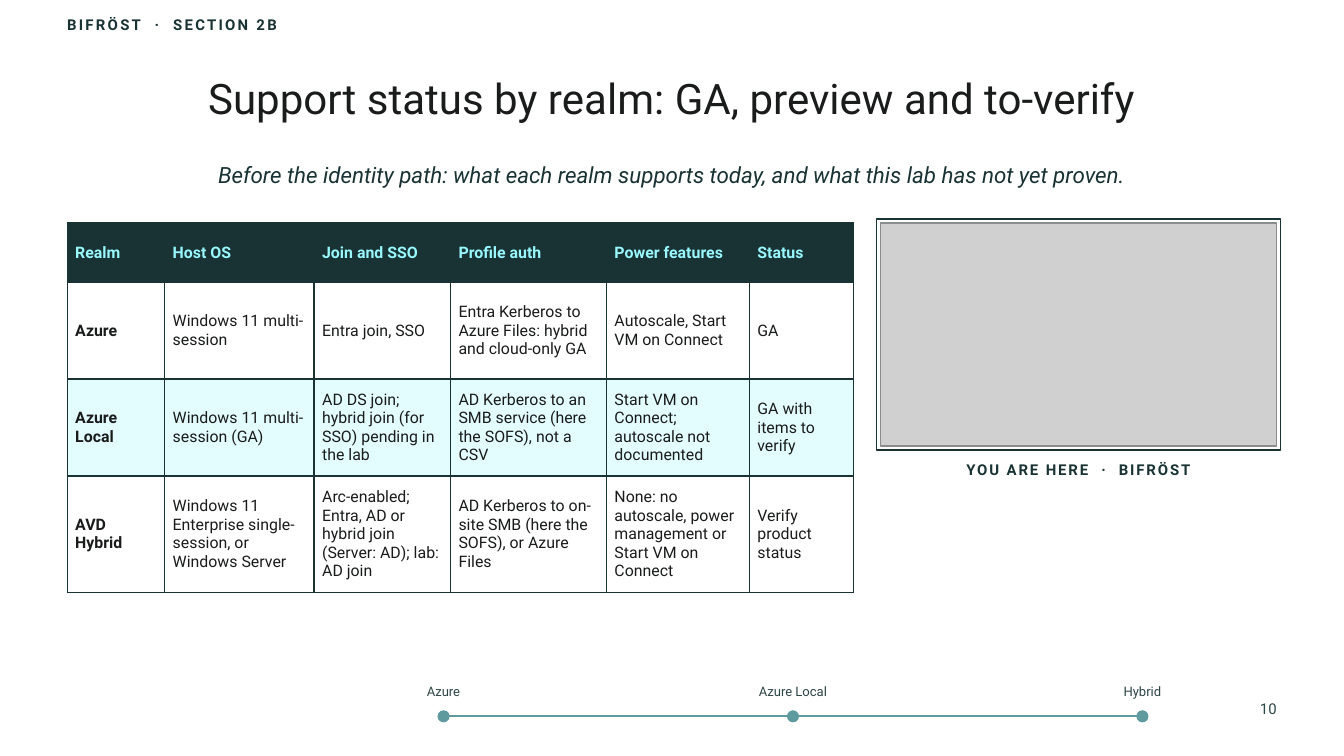
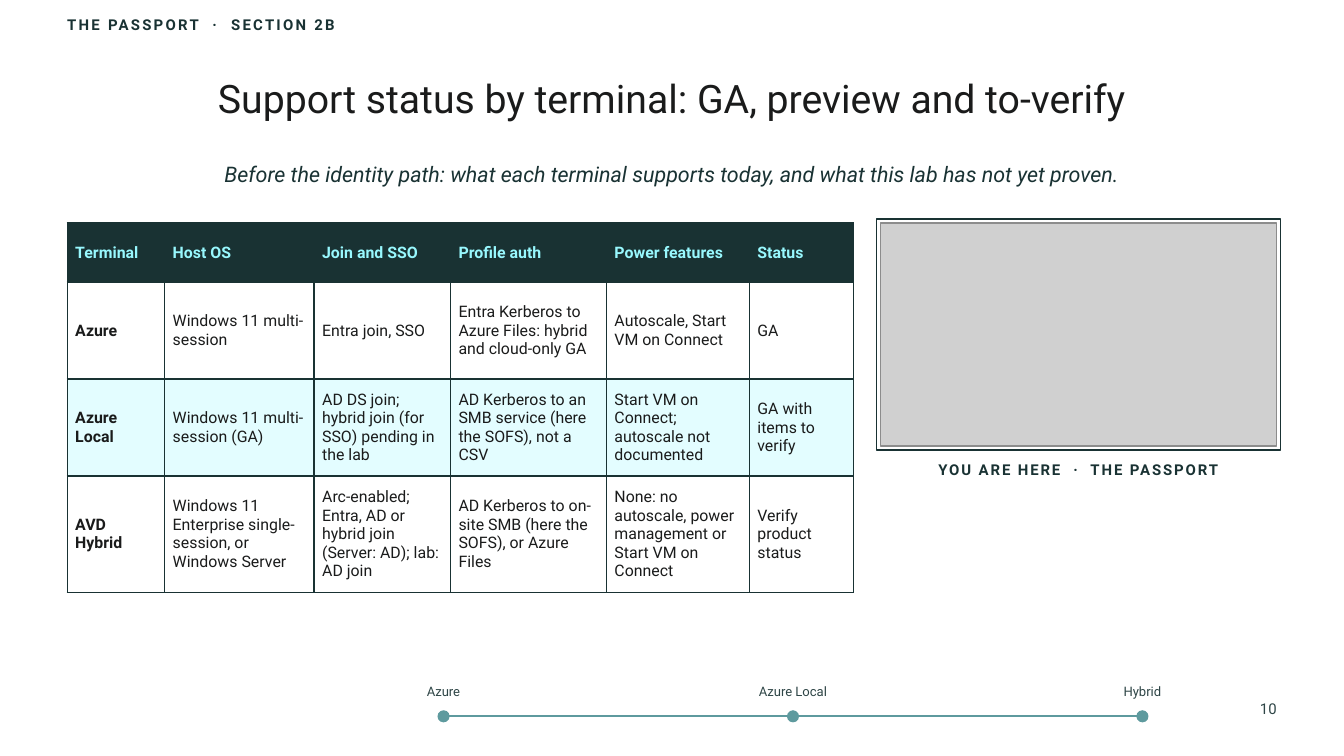
Before and after one commit to thisismydemo/nic2026_avd, a slide deck: slide 10 of presentation/AVD_Anywhere_NIC2026.pptx. Drawn at 1344x756 pixels with LibreOffice and Linux fonts; fonts in the diff are those of the drawing; grey boxes stand for pictures; background and template pictures are left out. Boxes give left, top, right and bottom in pixels: in the first picture for what was removed or moved away, otherwise in the second. Text is boxed around its words. In the diff, an @@ line names an element or a change of style, - is before the commit and + after.

```diff
--- a/presentation/AVD_Anywhere_NIC2026.pptx
+++ b/presentation/AVD_Anywhere_NIC2026.pptx
@@ title at (x1=218, y1=83, x2=1125, y2=122): text changed; size 22.5 to 21 pt @@
-Support status by realm: GA, preview and to-verify
+Support status by terminal: GA, preview and to-verify
@@ text at (x1=224, y1=165, x2=1118, y2=187): text changed; size 12 to 11.5 pt @@
-Before the identity path: what each realm supports today, and what this lab has not yet proven.
+Before the identity path: what each terminal supports today, and what this lab has not yet proven.
@@ text at (x1=291, y1=166, x2=320, y2=182): text changed @@
-BIFRÖST · SECTION 2B
+THE PASSPORT · SECTION 2B
@@ table at (x1=67, y1=223, x2=853, y2=593) @@
-row 1, column 1: Realm
+row 1, column 1: Terminal
@@ text at (x1=459, y1=410, x2=586, y2=442): text changed @@
-YOU ARE HERE · BIFRÖST
+YOU ARE HERE · THE PASSPORT
```
Also in this commit, not shown: 26 other slides changed, 33 other files.
